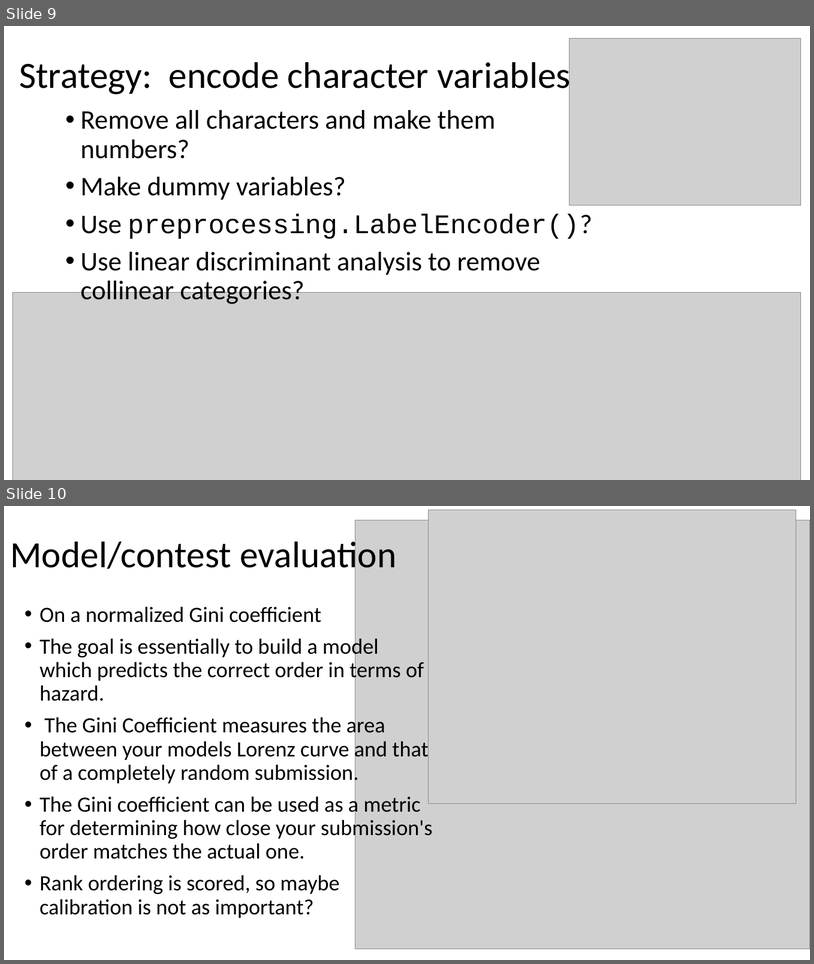
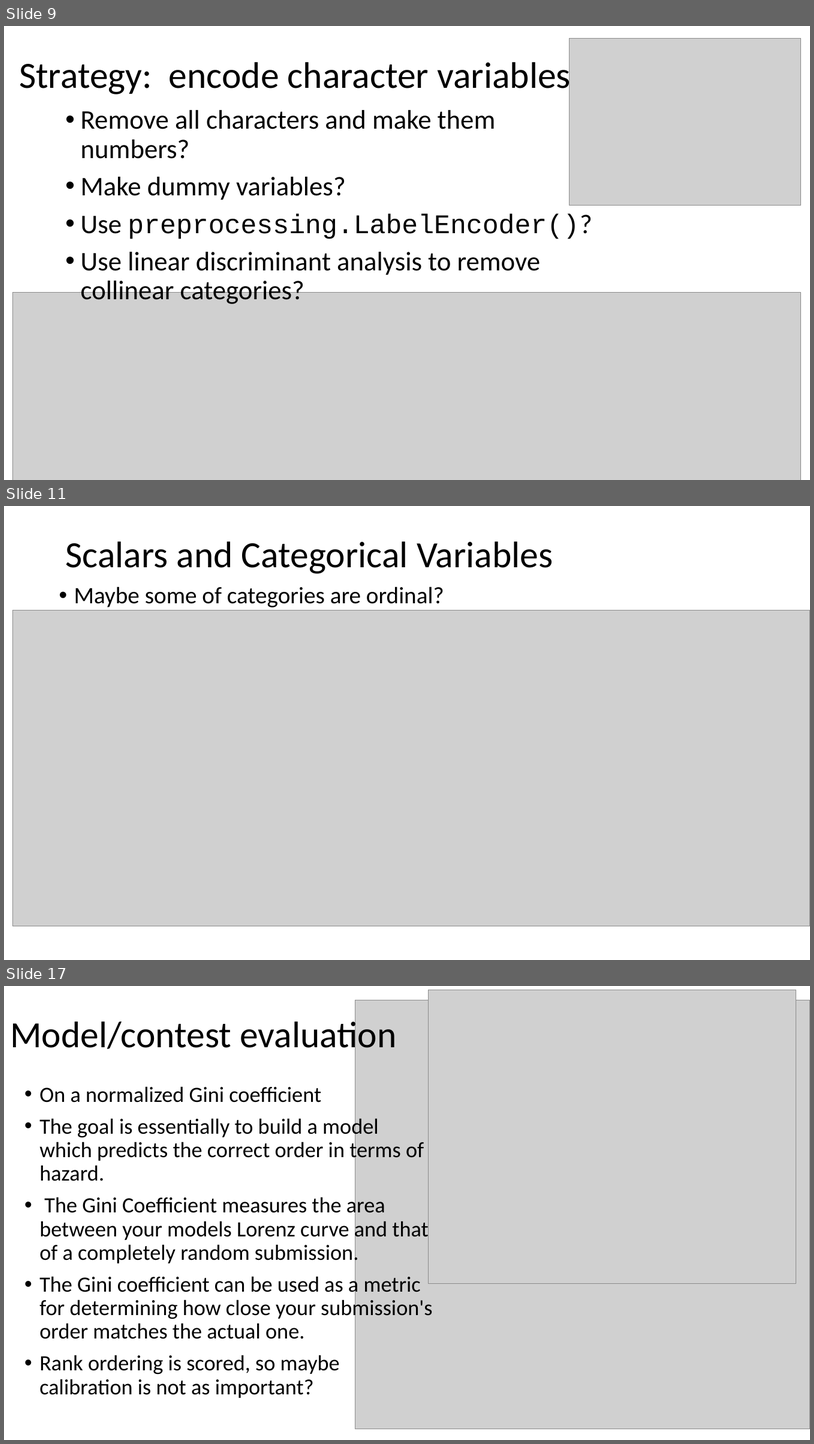
Before and after one commit to bchaplin1/hazard, a slide deck: slides/Hazard Prediction.pptx. Shown one above the other, each under a label of ours: slides 9 and 10 before the commit, slides 9, 11 and 17 after it; the slides between them are not shown. The pictures are 814x964 and 814x1444 pixels, drawn with LibreOffice and Linux fonts; fonts in the diff are those of the drawing; grey boxes stand for pictures. Boxes give left, top, right and bottom in pixels: in the first picture for what was removed or moved away, otherwise in the second. Text is boxed around its words. In the diff, an @@ line names an element or a change of style, - is before the commit and + after.

```diff
--- a/slides/Hazard Prediction.pptx
+++ b/slides/Hazard Prediction.pptx
@@ slide 11 added at (4, 506, 810, 960), background #FFFFFF @@
@@ title added at (65, 541, 553, 574), 44 pt, text #000000 @@
+Scalars and Categorical Variables
@@ text added at (74, 586, 444, 607), 28 pt, text #000000 @@
+• Maybe some of categories are ordinal?
@@ picture added at (13, 610, 810, 926) @@
@@ what was slide 10 is now slide 17 @@
```
Also in this commit, not shown: 3 slides changed, 6 other slides added, 42 other files.
